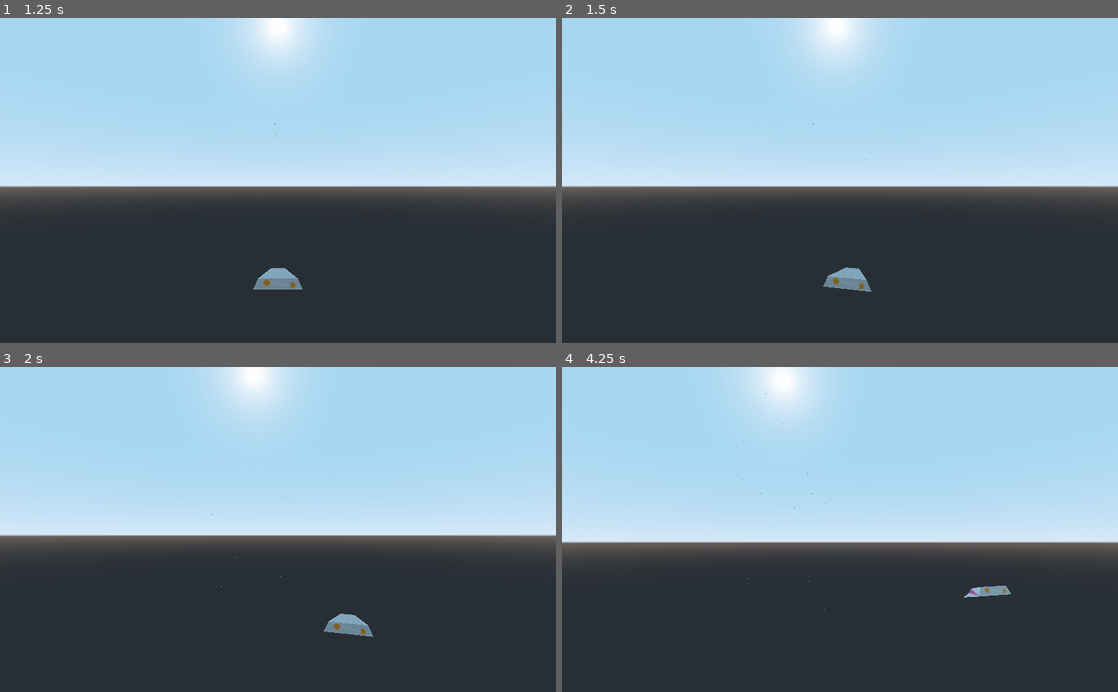
Above: before the commit, frames 1-4 (two rows, left to right).
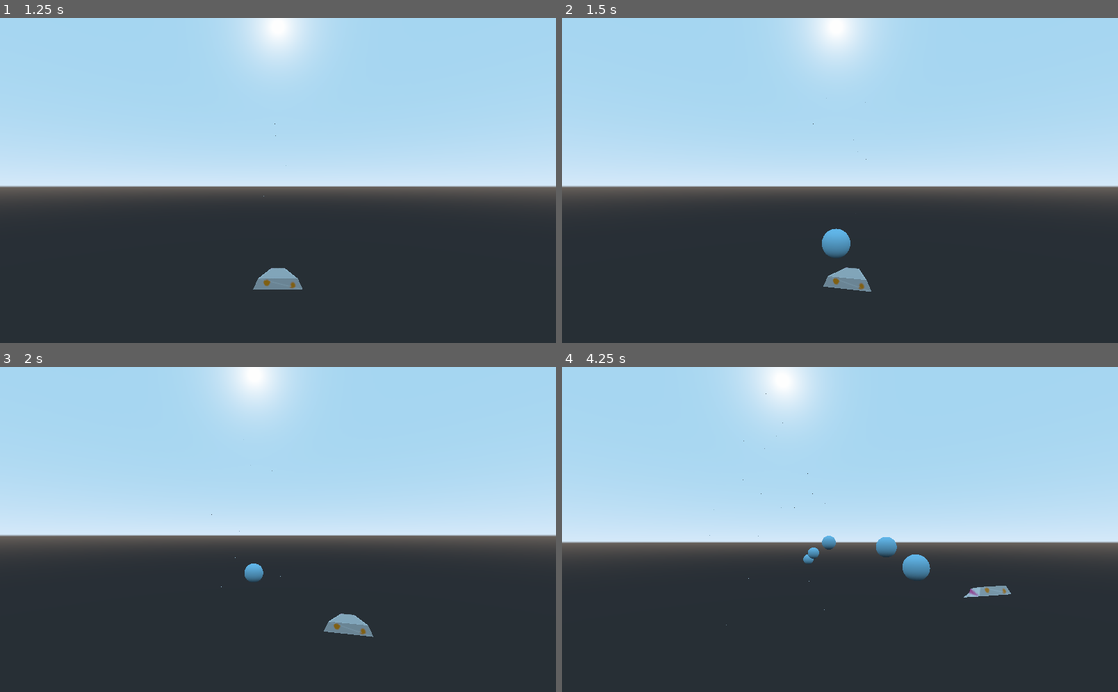
Above: after the commit, the same moments.

Repository: mr1337357/space-shooter
Game: Godot game, scene res://Main Menu.tscn
Same seed, same stepped clock (60 frames per second), same inputs: the game is played once before the commit and once after it. The project has no main scene, so this scene is started directly.
Inputs (mouse positions are in pixels of both pictures, inside the frame that each line leads up to):
- Up to frame 1 (1.25 s): click (116, 167) at 0.5 s
- Up to frame 2 (1.5 s): tap Enter at 1.25 s; hold Right (ui_right) from 1.28 s (still down); hold Space from 1.28 s (still down)
- Up to frame 3 (2 s): keep holding Right (ui_right); keep holding Space
- Up to frame 4 (4.25 s): release Right (ui_right) at 2.03 s; release Space at 2.03 s; hold Down (ui_down) 2.03-2.78 s; tap V at 2.1 s; tap Space at 2.27, 2.3, 2.57, 3.05, 3.77, 3.8, 4.07 s; hold Right (ui_right) 2.78-3.53 s; hold Shift 2.78-3.53 s; hold Up (ui_up) from 3.53 s (still down); tap Ctrl at 3.6 s

Frame 1 is identical in both runs. In frame 2, 0.4% of the frame differs, in the area x 46-52%, y 64-74%; in frame 3, 0.2%; in frame 4, 0.7%, in the area x 43-67%, y 51-66%.

Commit message:
primitive bullets

Diff:
--- a/godot/Assets/bullet.tscn
+++ b/godot/Assets/bullet.tscn
@@ -1,4 +1,6 @@
-[gd_scene load_steps=5 format=2]
+[gd_scene load_steps=6 format=2]
+
+[ext_resource path="res://Scripts/bullet.gd" type="Script" id=1]
 
 [sub_resource type="SphereShape" id=1]
 
@@ -10,6 +12,7 @@
 albedo_color = Color( 0.596078, 0.866667, 0.988235, 1 )
 
 [node name="KinematicBody" type="KinematicBody"]
+script = ExtResource( 1 )
 
 [node name="CollisionShape" type="CollisionShape" parent="."]
 shape = SubResource( 1 )
--- a/godot/Scripts/Ship.gd
+++ b/godot/Scripts/Ship.gd
@@ -10,9 +10,20 @@
 const xaccel = .7
 const yaccel = .5
 const decel = 1.1
+
+var oldspace = false
 # Called when the node enters the scene tree for the first time.
+var bullets = []
+var freebullets = []
+
+
 func _ready():
 	print('ship loaded')
+	var bullet_class = load('res://Assets/bullet.tscn')
+	for x in range(10):
+		var bullet = bullet_class.instance()
+		bullets.append(bullet)
+		freebullets.append(bullet)
 
 func _physics_process(delta):
 
@@ -42,7 +53,15 @@
 
 	rotation.y = -velocity.x/20
 	rotation.x = velocity.y/20
-
+	if 	FakeInput.is_key_pressed(KEY_SPACE) and not oldspace:
+		var bullet = freebullets.pop_front()
+		if bullet != null:
+			var loc = translation
+			loc.z-=3
+			bullet.translation = loc
+			bullet.set_ship(self)
+			get_parent().add_child(bullet)
+	oldspace = FakeInput.is_key_pressed(KEY_SPACE)
 	move_and_slide(velocity)
 
 # Called every frame. 'delta' is the elapsed time since the previous frame.
--- /dev/null
+++ b/godot/Scripts/bullet.gd
@@ -0,0 +1,23 @@
+extends KinematicBody
+
+
+# Declare member variables here. Examples:
+# var a = 2
+# var b = "text"
+var ship
+var velocity = Vector3(0,0,-20)
+# Called when the node enters the scene tree for the first time.
+func _ready():
+	pass # Replace with function body.
+
+func set_ship(s):
+	ship = s
+
+func _process(delta):
+	if translation.z < ship.translation.z - 40:
+		get_parent().remove_child(self)
+		ship.freebullets.append(self)
+	move_and_slide(velocity)
+# Called every frame. 'delta' is the elapsed time since the previous frame.
+#func _process(delta):
+#	pass
